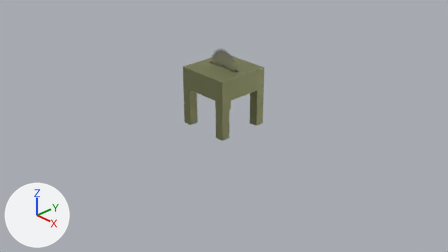
The Blender file UOG-FYGP-Lumberjack-Abi/Assets/Models/Machines/TableSaw.blend: old version first, new version second.
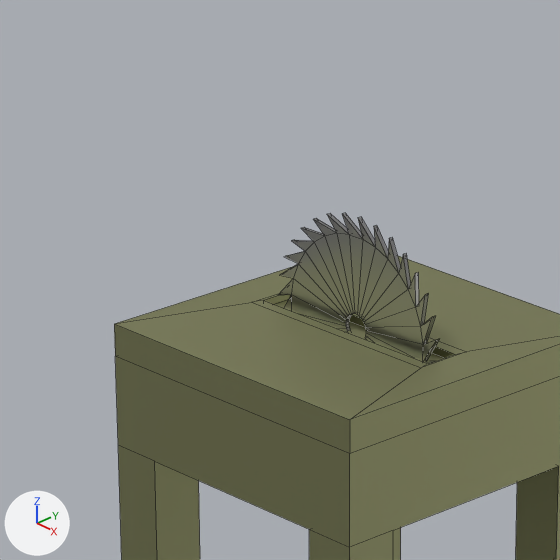
Old and new are each drawn from the file's camera 'Camera' and again close up on the part from 37% to 57% of the width and 5% to 42% of the height. Lighting does not change. The marker at lower left points along +X, +Y and +Z. The close-ups show mesh edges as thin lines.

Names of what the first close-up shows: 'Circle', 'SM_TableSaw'.
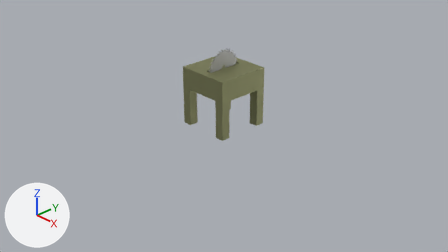
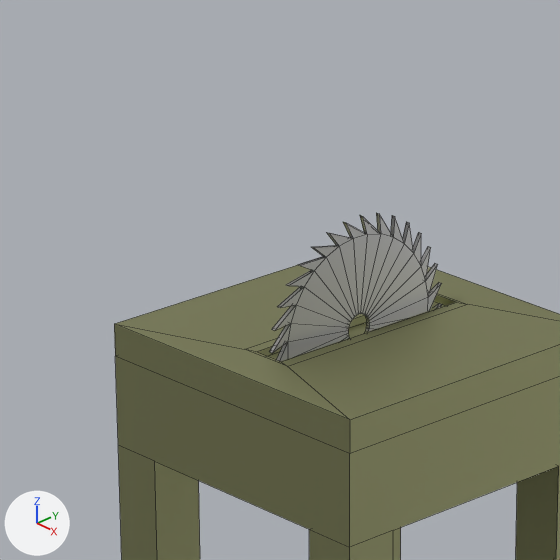
Pixel boxes (x1, y1, x2, y2) of what changed, in the close-ups (560 x 560 px):
'SM_TableSaw', reshaped: before (114, 255, 560, 560); after (114, 213, 560, 560)
'Circle', deleted: before (278, 213, 439, 363)

Patch to the scene script:
```diff
--- a/UOG-FYGP-Lumberjack-Abi/Assets/Models/Machines/TableSaw.blend.py
+++ b/UOG-FYGP-Lumberjack-Abi/Assets/Models/Machines/TableSaw.blend.py
@@ me_cube_002 @@
+me_cube_002.from_pydata(...)  # 244 vertices, 270 faces; spans x -0.5..0.5, y -0.5..0.5, z 0.0..1.408
+# faces by material slot: [46, 224]
+me_cube_002.materials.append(mat_m_tablesaw)  # beige #a1a379
+me_cube_002.materials.append(mat_m_tablesaw_saw)  # grey #a9a9a9
@@ ob_sm_tablesaw @@
-ob_sm_tablesaw = bpy.data.objects.new('SM_TableSaw', me_cube_001)
+ob_sm_tablesaw = bpy.data.objects.new('SM_TableSaw', me_cube_002)
 ob_sm_tablesaw.location = (0.0, 0.0, 0.0)
@@ ob_circle @@
-ob_circle = bpy.data.objects.new('Circle', me_circle)
-ob_circle.location = (0.0, 0.0, 1.07)
```
